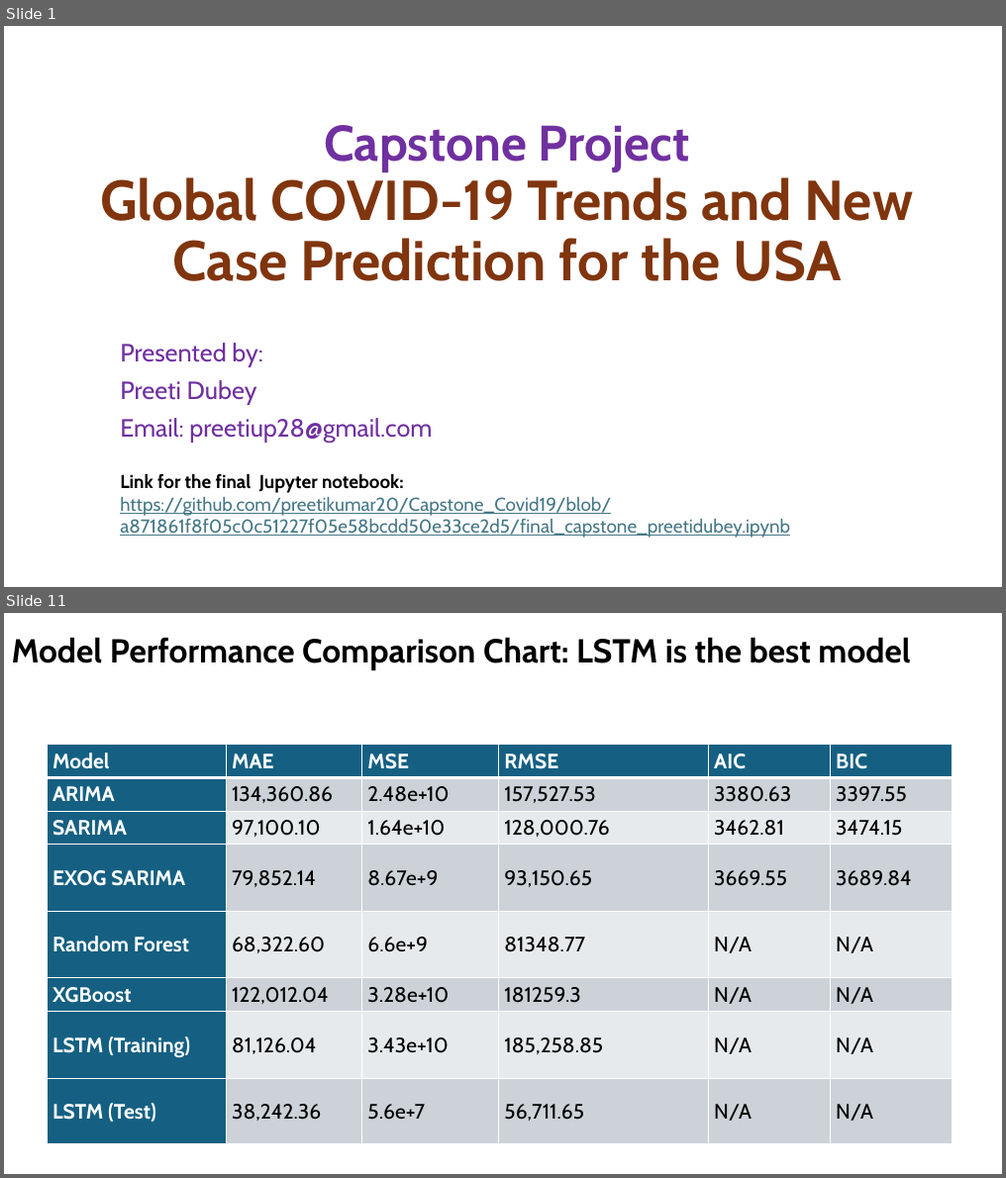
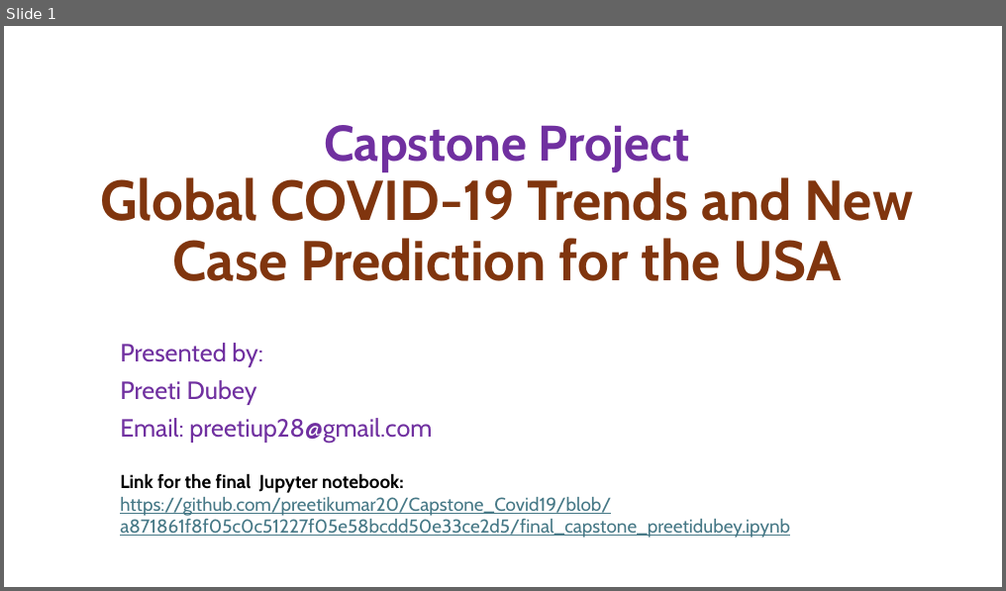
Before and after one commit to preetikumar20/Capstone_Covid19, a slide deck: Final_Capstone_Slides_PreetiDubey.pptx. Shown one above the other, each under a label of ours: slides 1 and 11 before the commit, slide 1 after it; the slides between them are not shown. The pictures are 1006x1178 and 1006x591 pixels, drawn with LibreOffice and Linux fonts; fonts in the diff are those of the drawing. Boxes give left, top, right and bottom in pixels: in the first picture for what was removed or moved away, otherwise in the second. Text is boxed around its words. In the diff, an @@ line names an element or a change of style, - is before the commit and + after.

```diff
--- a/Final_Capstone_Slides_PreetiDubey.pptx
+++ b/Final_Capstone_Slides_PreetiDubey.pptx
@@ slide 11 removed at [4,613,1002,1174], background #FFFFFF @@
@@ title removed at [12,637,910,670] @@
-Model Performance Comparison Chart: LSTM is the best model
@@ table removed at [47,745,952,1145], 8 rows, 6 columns @@
-Model | MAE | MSE | RMSE | AIC | BIC
-ARIMA | 134,360.86 | 2.48e+10 | 157,527.53 | 3380.63 | 3397.55
-SARIMA | 97,100.10 | 1.64e+10 | 128,000.76 | 3462.81 | 3474.15
-EXOG SARIMA | 79,852.14 | 8.67e+9 | 93,150.65 | 3669.55 | 3689.84
-Random Forest | 68,322.60 | 6.6e+9 | 81348.77 | N/A | N/A
-XGBoost | 122,012.04 | 3.28e+10 | 181259.3 | N/A | N/A
-LSTM (Training) | 81,126.04 | 3.43e+10 | 185,258.85 | N/A | N/A
-LSTM (Test) | 38,242.36 | 5.6e+7 | 56,711.65 | N/A | N/A
```
Also in this commit, not shown: 3 slides changed, 5 slides added, 3 other slides removed, 2 other files.
